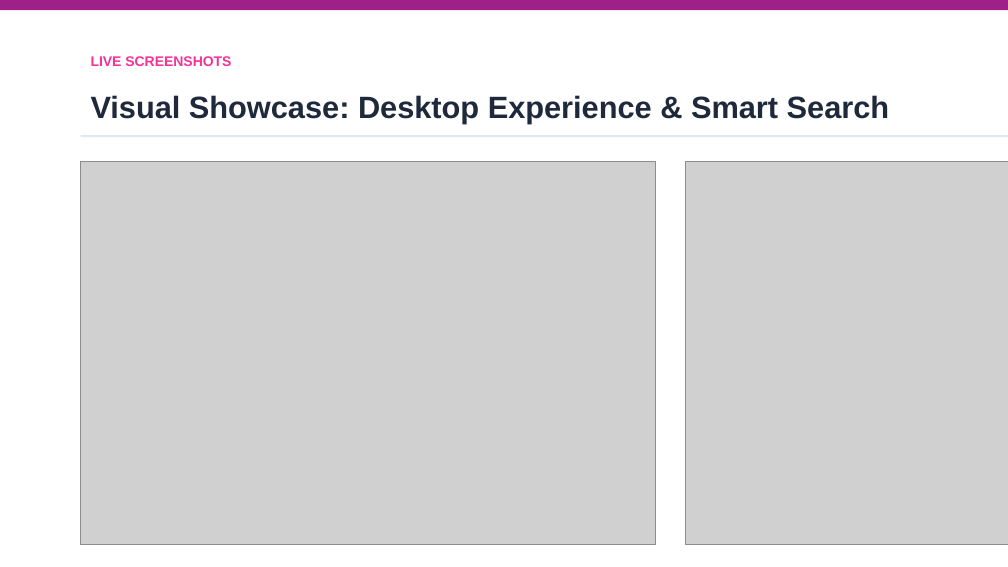
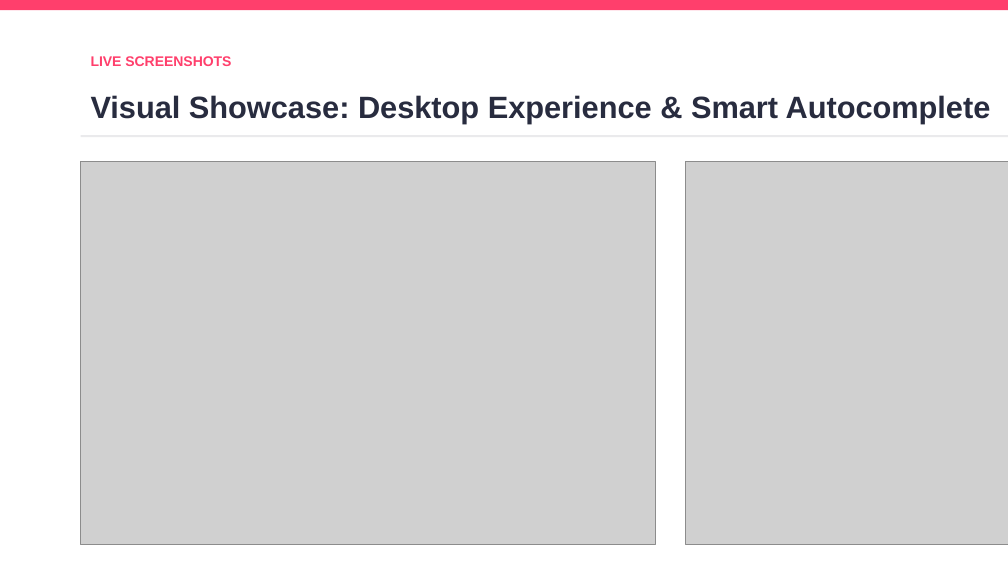
Before and after one commit to krishabh7928-jpg/meesho-clone-, a slide deck: slide 9 of Meesho_Clone_BTech_Project_Presentation.pptx. Drawn at 1008x567 pixels with LibreOffice and Linux fonts; fonts in the diff are those of the drawing; grey boxes stand for pictures. Boxes give left, top, right and bottom in pixels: in the first picture for what was removed or moved away, otherwise in the second. Text is boxed around its words. In the diff, an @@ line names an element or a change of style, - is before the commit and + after.

```diff
--- a/Meesho_Clone_BTech_Project_Presentation.pptx
+++ b/Meesho_Clone_BTech_Project_Presentation.pptx
@@ rectangle at (0, 0, 1008, 10): fill #9F2089 to #FF3F6C @@
@@ text "LIVE SCREENSHOTS" at (91, 56, 231, 66): text colour #F43397 to #FF3F6C @@
@@ text at (91, 95, 991, 123): text changed; text colour #1E293B to #282C3F @@
-Visual Showcase: Desktop Experience & Smart Search
+Visual Showcase: Desktop Experience & Smart Autocomplete
```
Also in this commit, not shown: 13 other slides changed, 22 other files.
